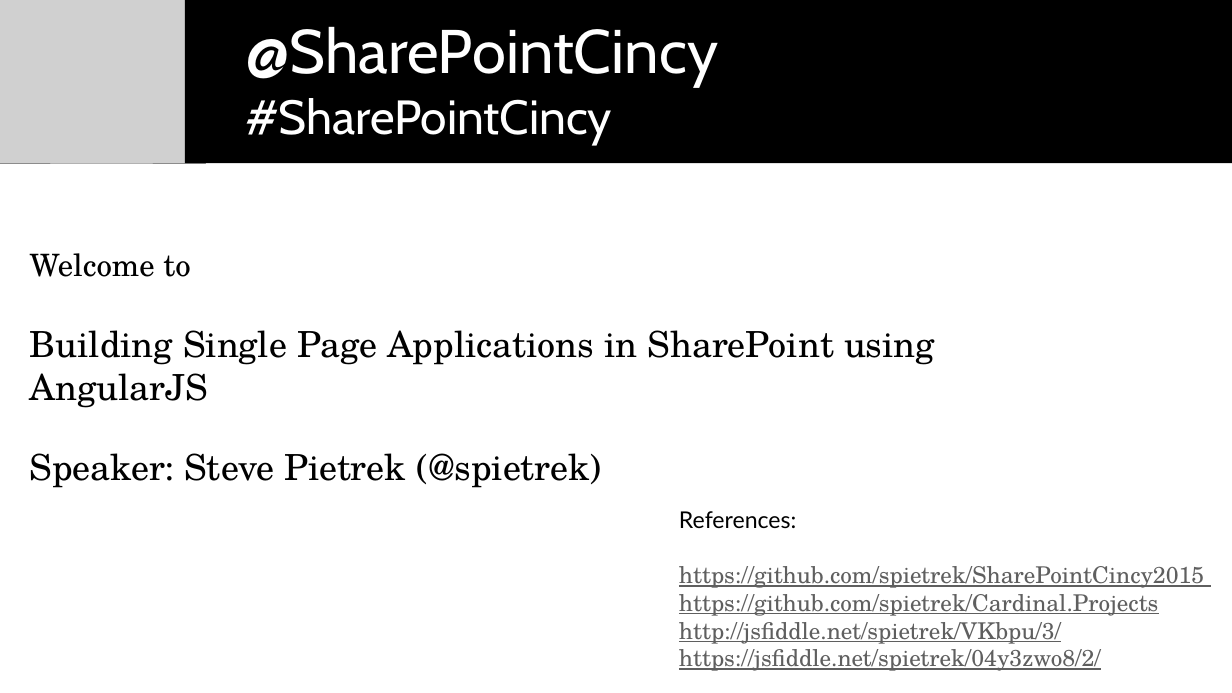
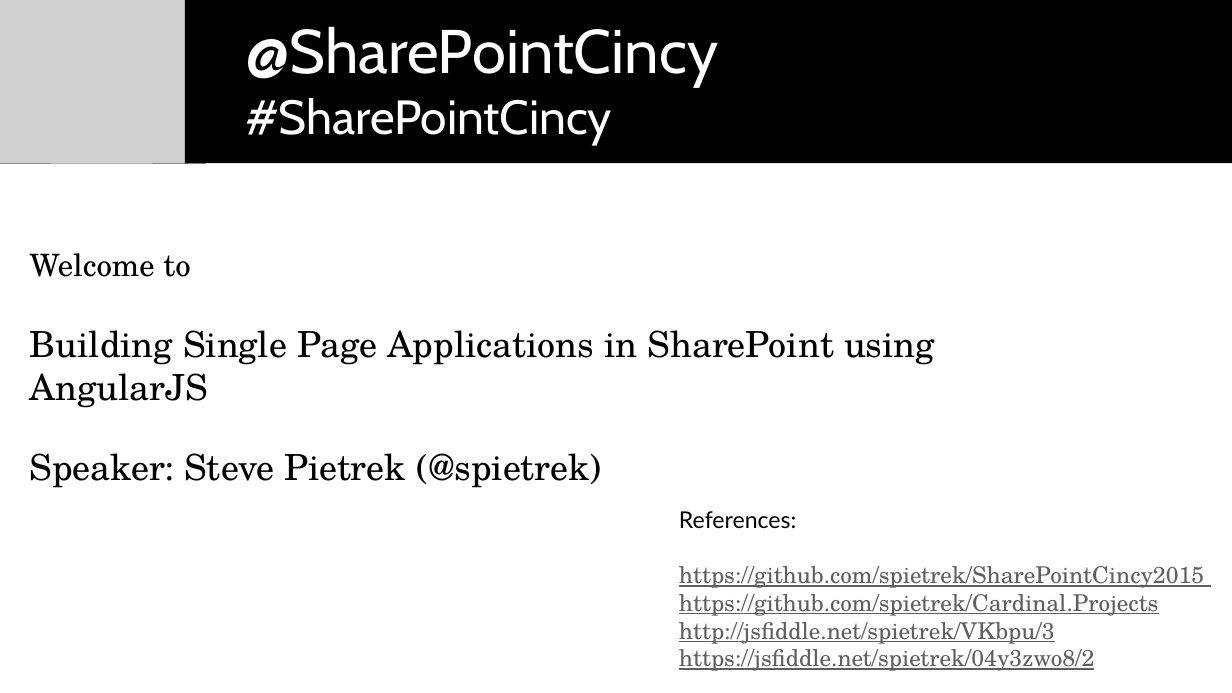
Before and after one commit to spietrek/SharePointCincy2015, a slide deck: slide 1 of Building SPAs in SharePoint Using AngularJS.pptx. Drawn at 1232x693 pixels with LibreOffice and Linux fonts; fonts in the diff are those of the drawing; grey boxes stand for pictures. Boxes give left, top, right and bottom in pixels: in the first picture for what was removed or moved away, otherwise in the second. Text is boxed around its words. In the diff, an @@ line names an element or a change of style, - is before the commit and + after.

```diff
--- a/Building SPAs in SharePoint Using AngularJS.pptx
+++ b/Building SPAs in SharePoint Using AngularJS.pptx
@@ text at (x1=679, y1=622, x2=1094, y2=671): text changed @@
-http://jsfiddle.net/spietrek/VKbpu/3/
-https://jsfiddle.net/spietrek/04y3zwo8/2/
+http://jsfiddle.net/spietrek/VKbpu/3
+https://jsfiddle.net/spietrek/04y3zwo8/2
```
Also in this commit, not shown: 7 other slides changed.
